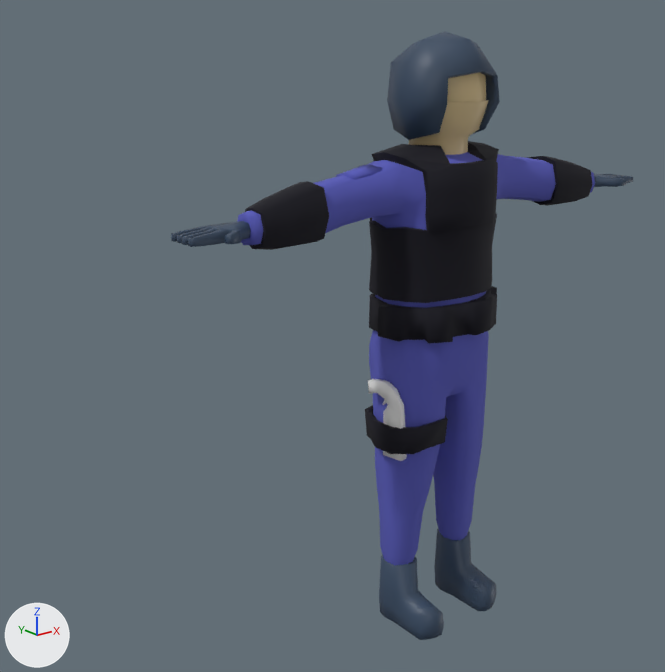
An edit to the FBX model SplinteredHeaven/Assets/Art/3DModels/Characters/Soldier/soldado.fbx, drawn before and after from the same camera.
The view is the same before and after, from a 50 mm camera at (-1.94, -1.94, 1.78) aimed at (-0.33, 0.08, 0.97). Every picture has the same lights, and +X, +Y and +Z are marked at lower left. Where no turn or scale is listed for an object, it has been applied to the vertices. Vertices at the same position are counted once.

Objects in the first picture: 'Personaje', 'pistola'.
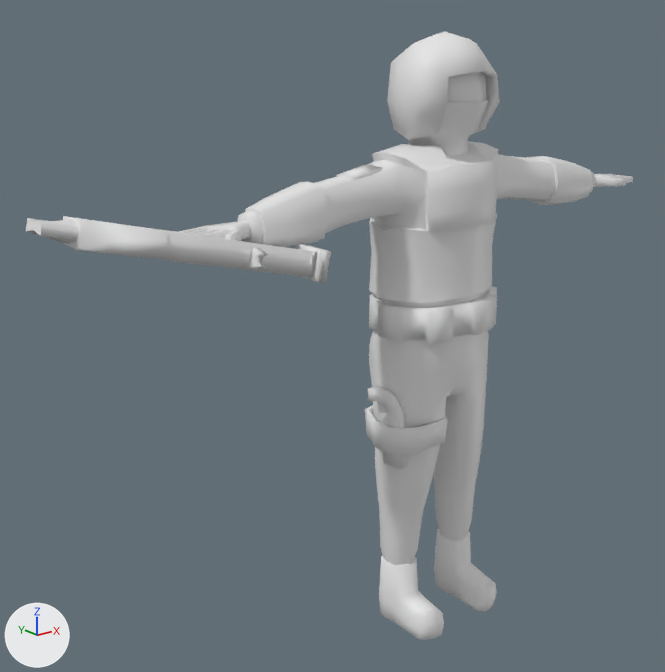
Patch to the scene script:
```diff
--- a/SplinteredHeaven/Assets/Art/3DModels/Characters/Soldier/soldado.fbx.py
+++ b/SplinteredHeaven/Assets/Art/3DModels/Characters/Soldier/soldado.fbx.py
@@ mat_soldier @@
+mat_soldier = principled_material('Soldier')
+mat_soldier.base_color = (0.8, 0.8, 0.8)  # white #e7e7e7
@@ mat_ametralladora @@
+mat_ametralladora = principled_material('Ametralladora')
+mat_ametralladora.base_color = (0.8, 0.8, 0.8)  # white #e7e7e7
@@ me_cube_001 @@
 me_cube_001.from_pydata(...)  # 1317 vertices, 1306 faces; spans x -0.88..0.88, y -0.2..0.14, z -1.24..0.58
 # used by ob_personaje; location = (0.0, 0.0, 1.238)
+# me_cube_001 part 1: all 388 faces that had it switch from mat_mono (blue #585cba) to mat_soldier (white #e7e7e7)
+# me_cube_001 part 2: all 62 faces that had it switch from mat_cara (its picture is missing) to mat_soldier (white #e7e7e7)
+# me_cube_001 part 3: all 528 faces that had it switch from mat_casco (dark blue #35485f) to mat_soldier (white #e7e7e7)
+# me_cube_001 part 4: all 328 faces that had it switch from mat_armadura (black #020113) to mat_soldier (white #e7e7e7)
@@ me_cube_011 @@
+me_cube_011.from_pydata(...)  # 112 vertices, 102 faces; spans x -0.57..0.205, y -0.192..0.089, z -0.087..0.157
+me_cube_011.materials.append(mat_ametralladora)  # white #e7e7e7
@@ ob_pistola @@
 ob_pistola = bpy.data.objects.new('pistola', me_cube_003)
-ob_pistola.location = (-0.207, -0.039, 0.754)
+ob_pistola.location = (-0.207, -0.039, 0.727)
@@ ob_ametralladora @@
+ob_ametralladora = bpy.data.objects.new('Ametralladora', me_cube_011)
+ob_ametralladora.location = (-0.714, -0.034, 1.294)
```

Boxes [x1, y1, x2, y2] around the edits, measured in the pictures (665 x 672 px):
'Ametralladora', added: after [26, 216, 331, 282]
'pistola', moved: before [368, 379, 407, 461]; after [368, 387, 406, 469]
part 1 of me_cube_001, recoloured (blue to white): [237, 152, 595, 565] in both
part 2 of me_cube_001, recoloured: [408, 73, 489, 155] in both
part 3 of me_cube_001, recoloured (blue to white): [179, 31, 633, 640] in both
part 4 of me_cube_001, recoloured (black to white): [245, 141, 593, 454] in both
